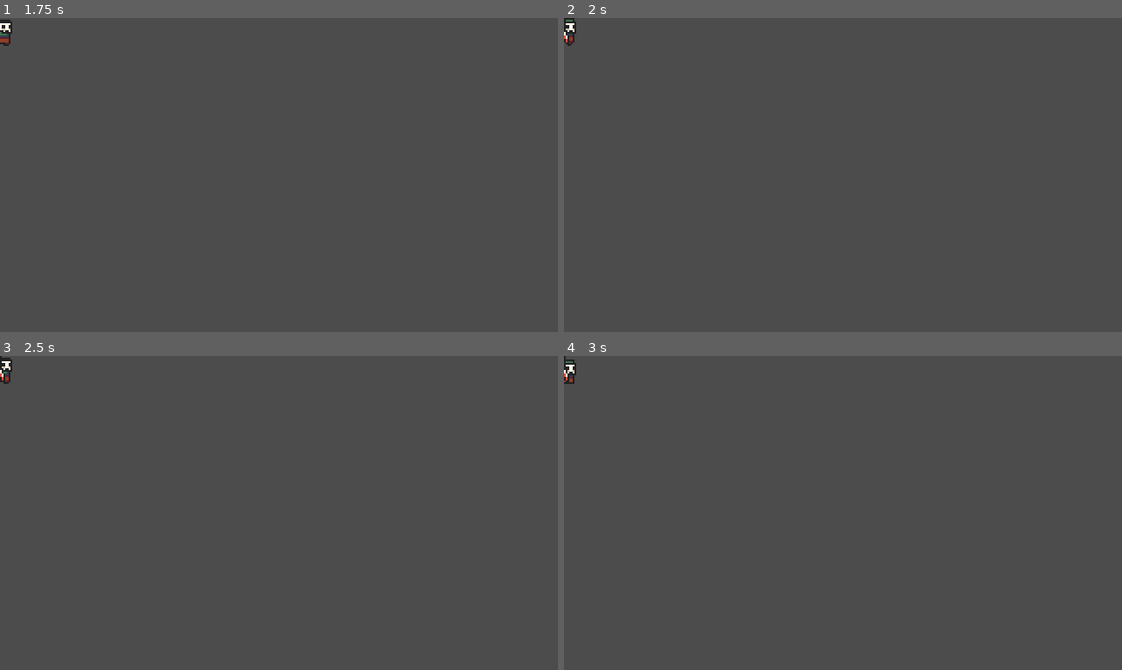
Above: before the commit, frames 1-4 (two rows, left to right).
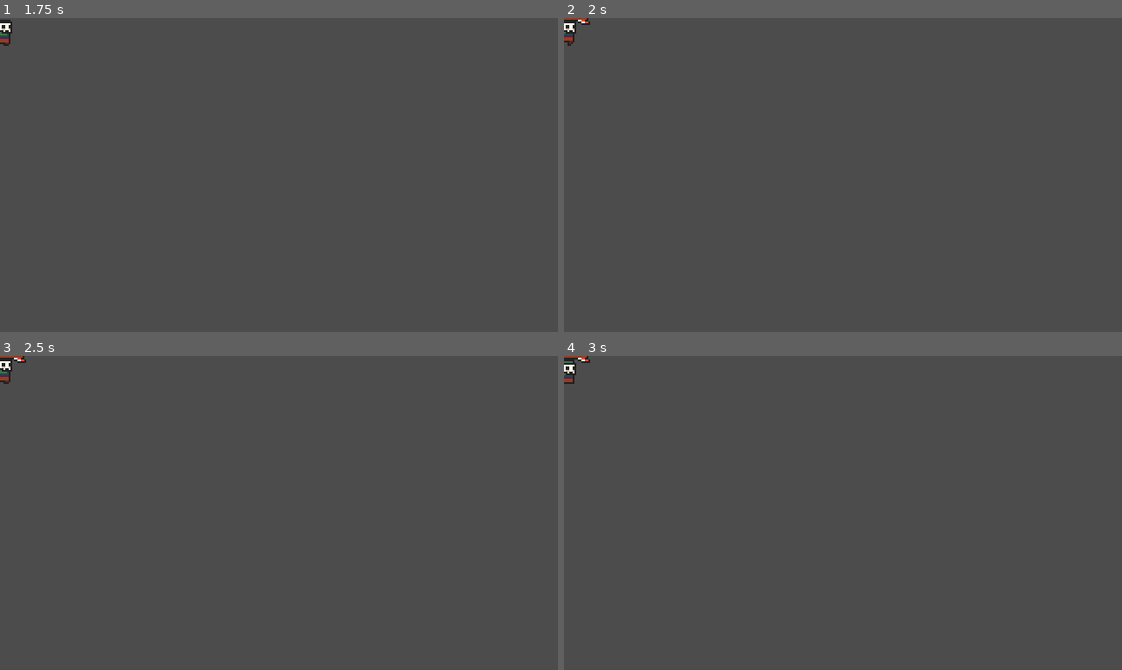
Above: after the commit, the same moments.

Repository: Okayu-Thonk/cut-of-the-tamb
Game: Godot game, scene res://entities/enemies/heretic_ranged/heretic_ranged.tscn
The game is run twice, just before and just after one commit, with the same random seed, the same clock (stepped at 60 frames per second) and the same inputs. This scene is started directly instead of the project's main scene.
Inputs (mouse positions are in pixels of both pictures, inside the frame that each line leads up to):
- Up to frame 1 (1.75 s): move the mouse to (401, 159) at 0.52 s; hold D (right) 0.53-1.28 s; hold 1 (1) 0.53-1.28 s; tap 2 (2) at 0.8, 1.35 s; move the mouse to (167, 190) at 1.27 s; hold S (down) from 1.28 s (still down); tap 1 (1) at 1.55 s
- Up to frame 2 (2 s): keep holding S (down)
- Up to frame 3 (2.5 s): move the mouse to (334, 443) at 2.02 s; release S (down) at 2.03 s; hold D (right) from 2.03 s (still down); hold 1 (1) from 2.03 s (still down); tap 2 (2) at 2.3 s
- Up to frame 4 (3 s): move the mouse to (815, 575) at 2.77 s; release D (right) at 2.78 s; release 1 (1) at 2.78 s; hold W (up) from 2.78 s (still down); tap 2 (2) at 2.85 s

Frame 1 is identical in both runs. In frame 2, 0.1% of the frame differs, in the area x 0-5%, y 0-9%; in frame 3, less than 0.1%; in frame 4, 0.1%.

Commit message:
versi baru

Diff:
--- a/entities/enemies/heretic_ranged/heretic_ranged_projectile.tscn
+++ b/entities/enemies/heretic_ranged/heretic_ranged_projectile.tscn
@@ -7,6 +7,7 @@
 radius = 4.47214
 
 [node name="Area2D" type="Area2D"]
+rotation = 4.71238
 collision_layer = 4
 collision_mask = 9
 script = ExtResource( 2 )
--- a/objects/ritual/ritual.gd
+++ b/objects/ritual/ritual.gd
@@ -3,7 +3,7 @@
 
 # warning-ignore-all:return_value_discarded
 
-export var health: int = 100 setget set_health
+export var health: int = 1000 setget set_health
 export var faith_per_second: int = 10
 
 onready var health_bar: ProgressBar = $CanvasLayer/Control/VBoxContainer/ProgressBar
--- a/objects/towers/tower_projectile.tscn
+++ b/objects/towers/tower_projectile.tscn
@@ -7,6 +7,7 @@
 extents = Vector2( 2, 4 )
 
 [node name="Projectile" type="Area2D"]
+rotation = 4.71238
 collision_layer = 32
 collision_mask = 2
 script = ExtResource( 2 )
